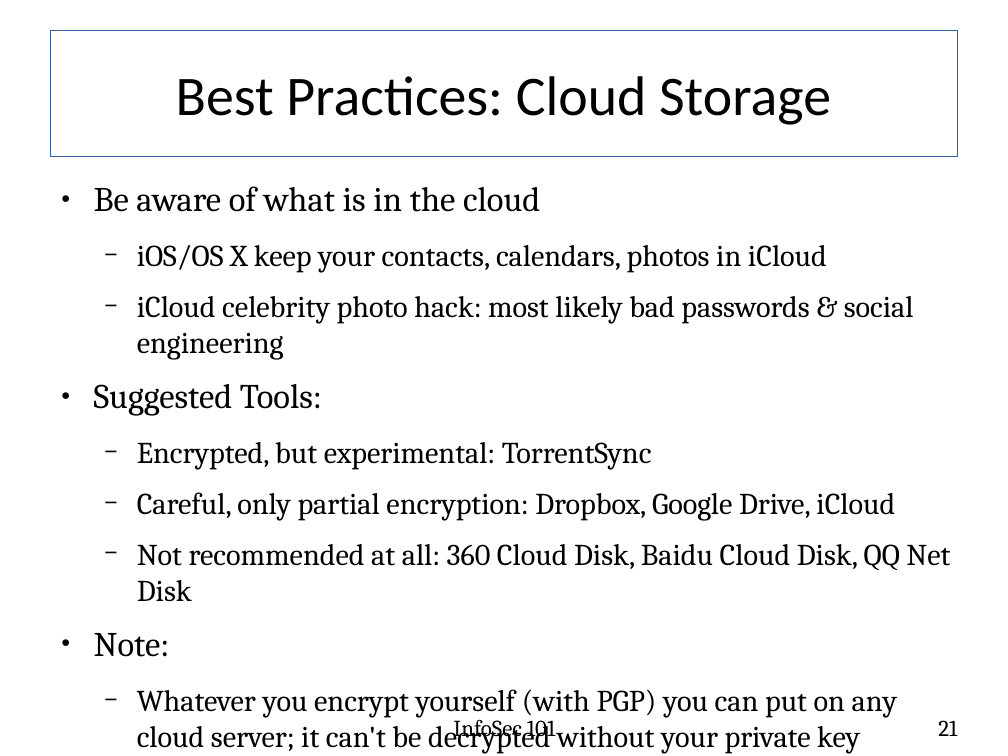
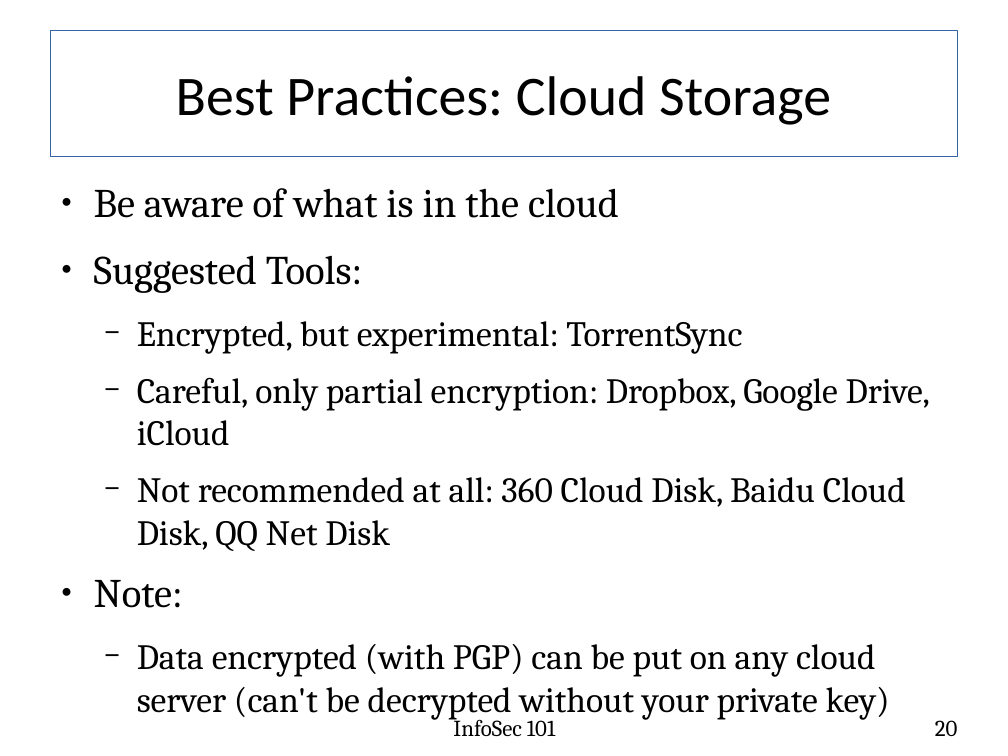
Before and after one commit to fabianlischka/InfoSec101, a slide deck: slide 20 of InfoSec101-Presentation-FCC-2015-02-26.odp (slide 21 before the commit). Drawn at 1008x756 pixels with LibreOffice and Linux fonts; fonts in the diff are those of the drawing. Boxes give left, top, right and bottom in pixels: in the first picture for what was removed or moved away, otherwise in the second. Text is boxed around its words. In the diff, an @@ line names an element or a change of style, - is before the commit and + after.

Commit message:
clean up a bit, incorporate most of Leo's email

```diff
--- a/InfoSec101-Presentation-FCC-2015-02-26.odp
+++ b/InfoSec101-Presentation-FCC-2015-02-26.odp
@@ text at <box>94,188,930,608</box>: size 27.2 to 32 pt in "Be aware of what is in the ...", "Suggested Tools:", "Note:"; size 23.8 to 28 pt in "Encrypted, but experimental: TorrentSync", "Careful, only partial encryption: Dropbox, Google Drive, ...", "Not recommended at all: 360 Cloud Disk, ..." @@
@@ text at <box>137,245,914,360</box>: paragraphs removed @@
-  − iOS/OS X keep your contacts, calendars, photos in iCloud
-  − iCloud celebrity photo hack: most likely bad passwords & social engineering
@@ text at <box>137,644,890,720</box>: text changed; size 23.8 to 28 pt @@
-  − Whatever you encrypt yourself (with PGP) you can put on any cloud server; it can't be decrypted without your private key
+  − Data encrypted (with PGP) can be put on any cloud server (can't be decrypted without your private key)
@@ page number at <box>935,720,958,736</box>: text changed @@
-21
+20
```
Also in this commit, not shown: 18 other slides changed, 1 slide removed.
